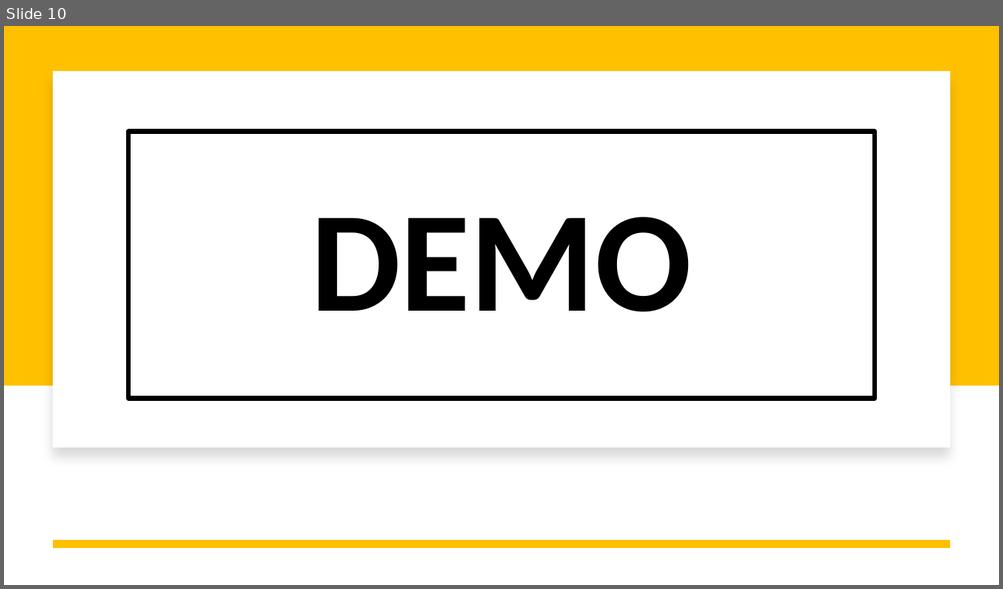
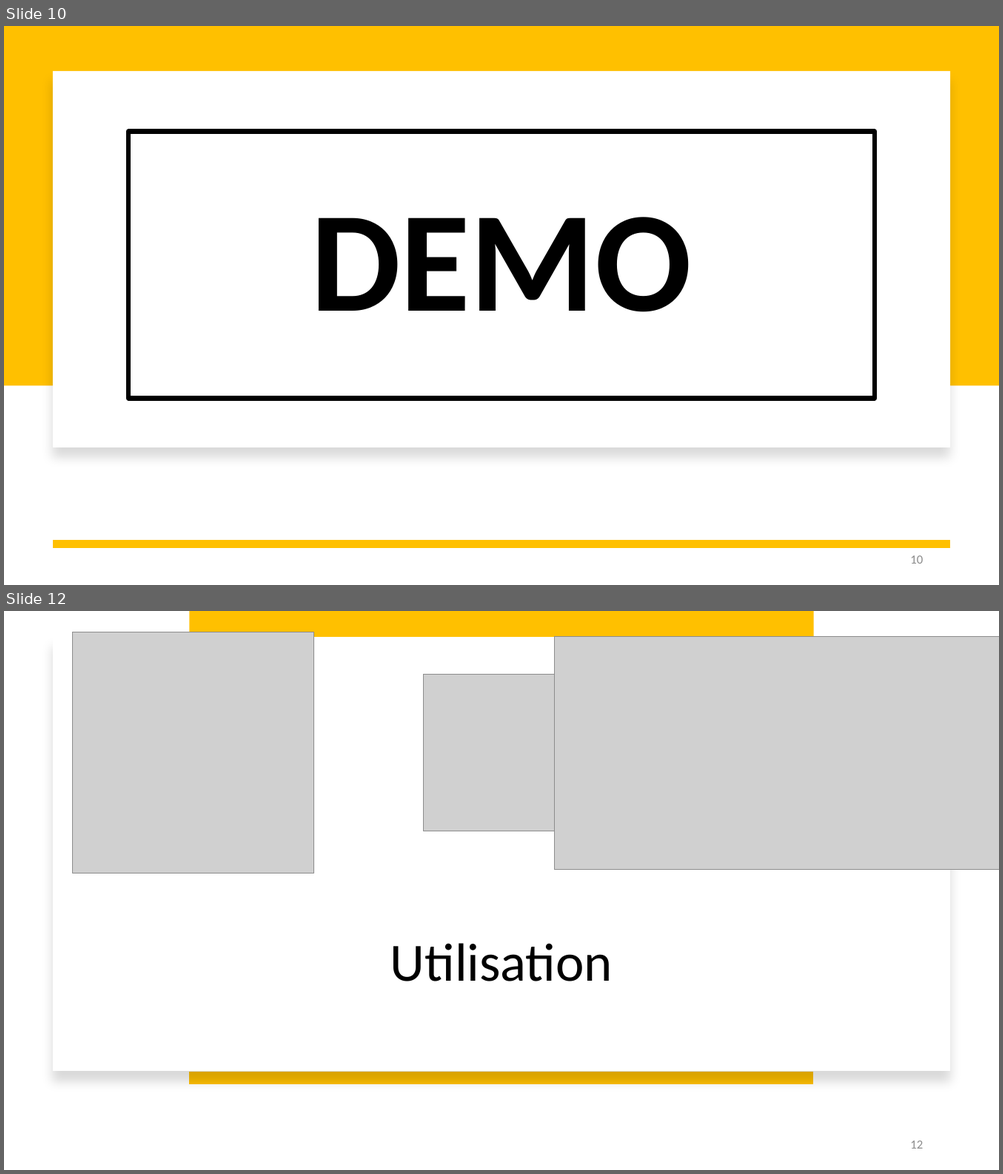
Before and after one commit to nimesh-t/Electronique-Numerique, a slide deck: Presentation/Presentation_Capteurs_BMP280.pptx. Shown one above the other, each under a label of ours: slide 10 before the commit, slides 10 and 12 after it; the slides between them are not shown. The pictures are 1003x589 and 1003x1174 pixels, drawn with LibreOffice and Linux fonts; fonts in the diff are those of the drawing; grey boxes stand for pictures. Boxes give left, top, right and bottom in pixels: in the first picture for what was removed or moved away, otherwise in the second. Text is boxed around its words. In the diff, an @@ line names an element or a change of style, - is before the commit and + after.

```diff
--- a/Presentation/Presentation_Capteurs_BMP280.pptx
+++ b/Presentation/Presentation_Capteurs_BMP280.pptx
@@ slide 12 added at [4,611,999,1170], background #FFFFFF @@
@@ picture added at [73,632,313,874] @@
@@ rectangle added at [189,611,814,1062], fill #FFC000 @@
@@ rectangle added at [53,637,950,1071], fill #FFFFFF @@
@@ picture added at [555,636,999,869] @@
@@ picture added at [424,675,580,831] @@
@@ title added at [390,943,612,982], 52 pt, text #000000 @@
+Utilisation
@@ line added from (813, 1078) to (189, 1078), #FFC000 12 pt @@
@@ page number added at [910,1141,922,1149], 12 pt, text #8C8C8C @@
+12
@@ slide 10 changed as well @@
@@ page number added at [910,556,922,564], 12 pt, text #8C8C8C @@
+10
```
Also in this commit, not shown: 9 other slides changed, 6 other slides added.
